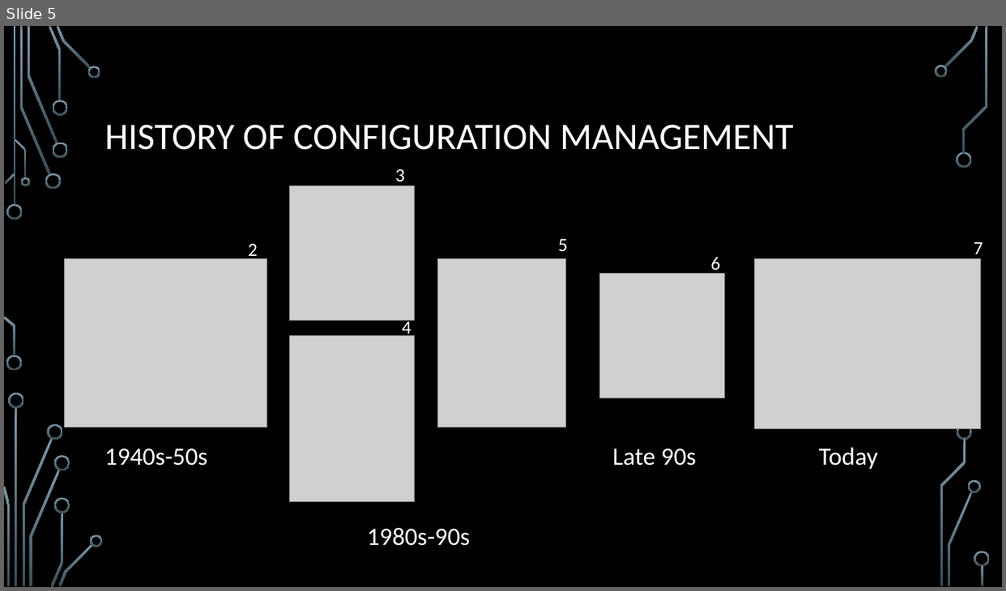
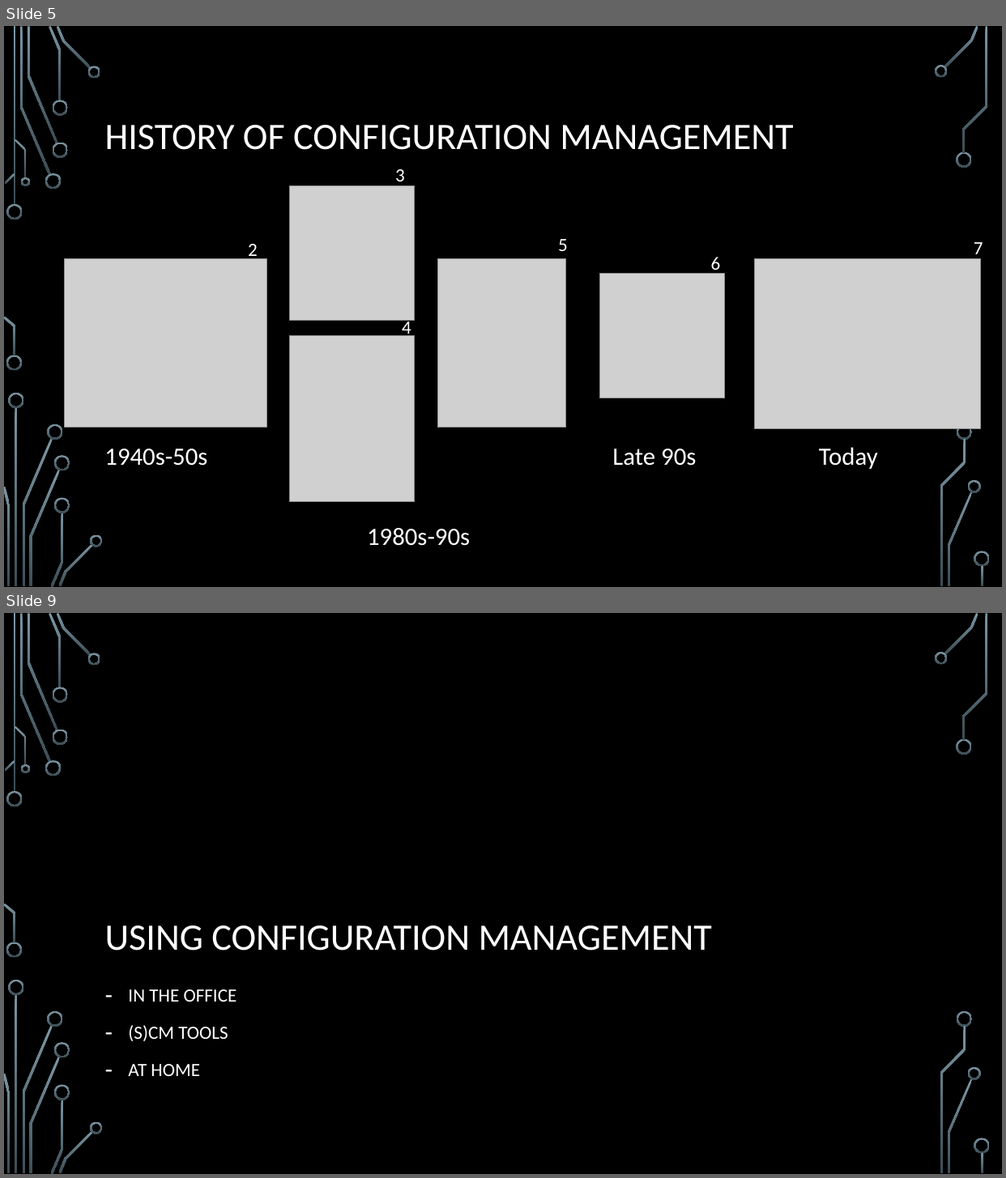
Before and after one commit to ChrisIrvine/SysEng-CM-Report, a slide deck: presentation/presentation.pptx. Shown one above the other, each under a label of ours: slide 5 before the commit, slides 5 and 9 after it; the slides between them are not shown. The pictures are 1006x591 and 1006x1178 pixels, drawn with LibreOffice and Linux fonts; fonts in the diff are those of the drawing; grey boxes stand for pictures; background and template pictures are left out. Boxes give left, top, right and bottom in pixels: in the first picture for what was removed or moved away, otherwise in the second. Text is boxed around its words. In the diff, an @@ line names an element or a change of style, - is before the commit and + after.

```diff
--- a/presentation/presentation.pptx
+++ b/presentation/presentation.pptx
@@ slide 9 added at [4, 613, 1002, 1174], background picture (left out); not listed: 36 template elements that a slide beside it also shows @@
@@ title added at [105, 926, 712, 951], 36 pt, text #FFFFFF @@
+USING CONFIGURATION MANAGEMENT
@@ text added at [128, 990, 237, 1076], 18 pt, text #FFFFFF @@
+– IN THE OFFICE
+– (S)CM TOOLS
+– AT HOME
```
Also in this commit, not shown: 3 slides changed, 10 other slides added, 1 other file.
